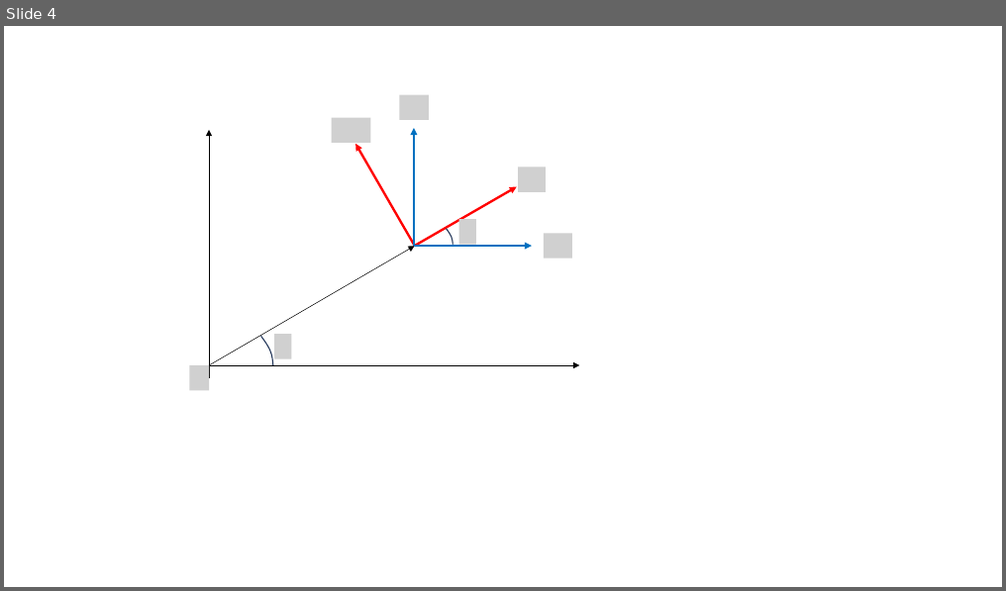
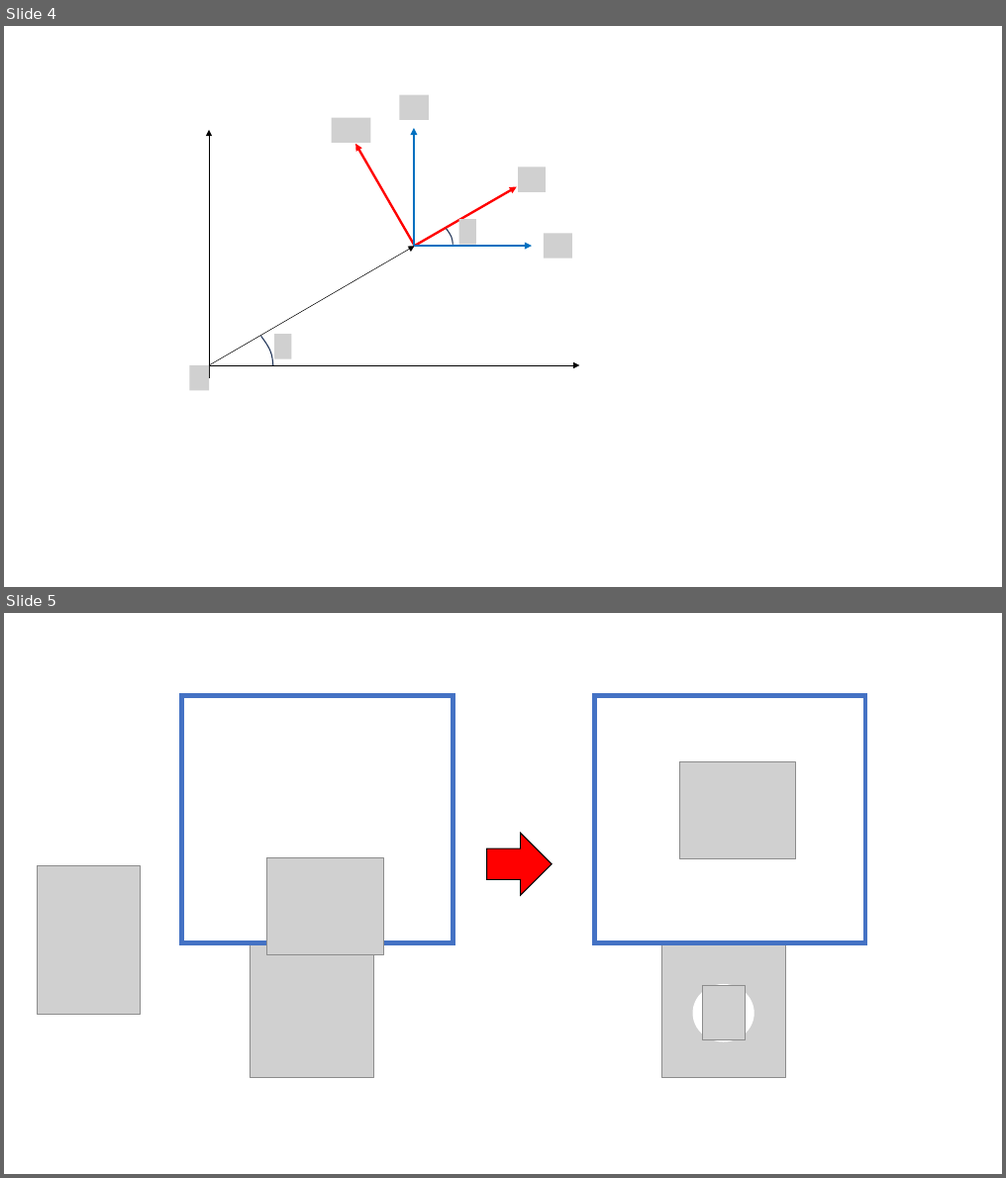
Before and after one commit to kaityo256/classical_mechanics, a slide deck: newton/fig/fig.pptx. Shown one above the other, each under a label of ours: slide 4 before the commit, slides 4 and 5 after it. The pictures are 1006x591 and 1006x1178 pixels, drawn with LibreOffice and Linux fonts; fonts in the diff are those of the drawing; grey boxes stand for pictures. Boxes give left, top, right and bottom in pixels: in the first picture for what was removed or moved away, otherwise in the second. Text is boxed around its words. In the diff, an @@ line names an element or a change of style, - is before the commit and + after.

```diff
--- a/newton/fig/fig.pptx
+++ b/newton/fig/fig.pptx
@@ slide 5 added at box(4, 613, 1002, 1174), background #FFFFFF @@
@@ rectangle added at box(182, 696, 453, 944), outline #4472C4 4.5 pt @@
@@ rectangle added at box(595, 696, 865, 944), outline #4472C4 4.5 pt @@
@@ picture added at box(680, 761, 796, 860) @@
@@ right arrow added at box(487, 833, 552, 895), fill #FF0000, outline #000000 1 pt @@
@@ picture added at box(38, 866, 141, 1014) @@
@@ picture added at box(267, 859, 383, 956) @@
@@ picture added at box(250, 941, 373, 1078) @@
@@ picture added at box(662, 941, 785, 1078) @@
@@ ellipse added at box(693, 985, 754, 1042), fill #FFFFFF, outline #FFFFFF 1 pt @@
@@ picture added at box(703, 986, 746, 1041) @@
```
Also in this commit, not shown: 2 other files.
